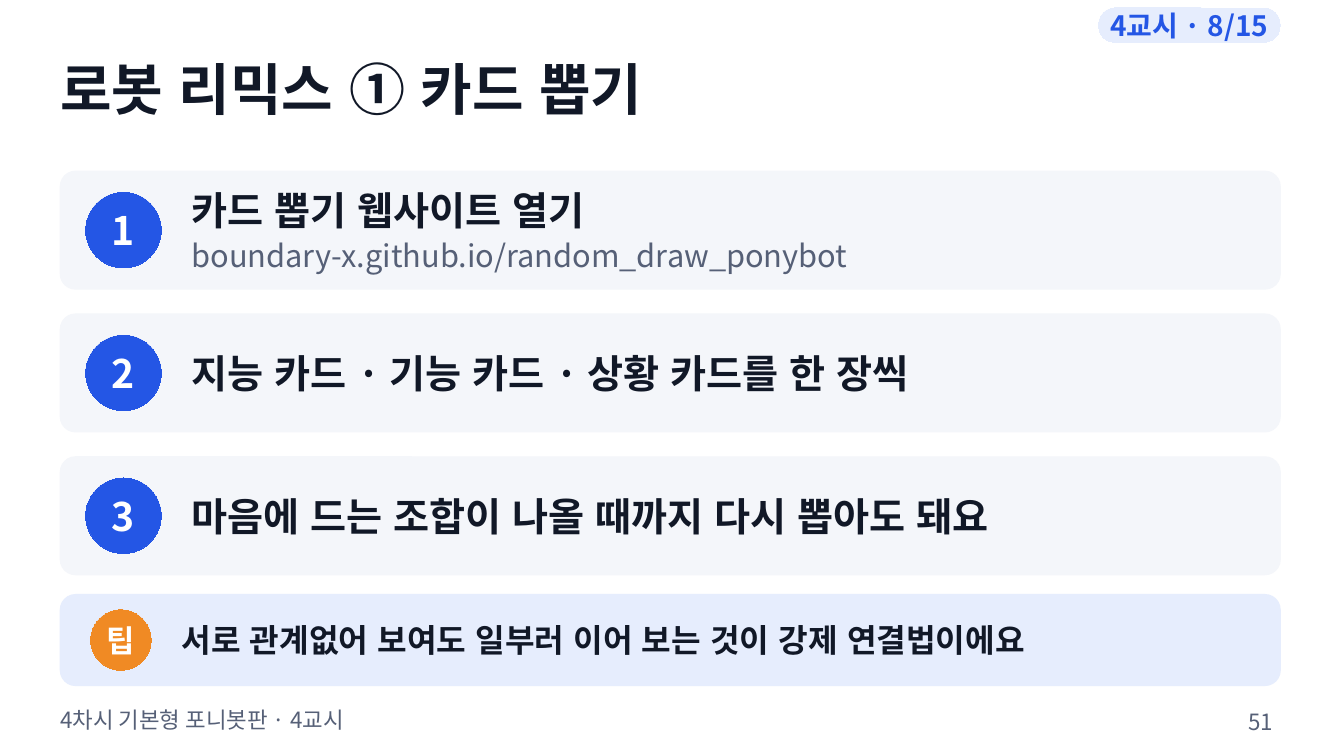
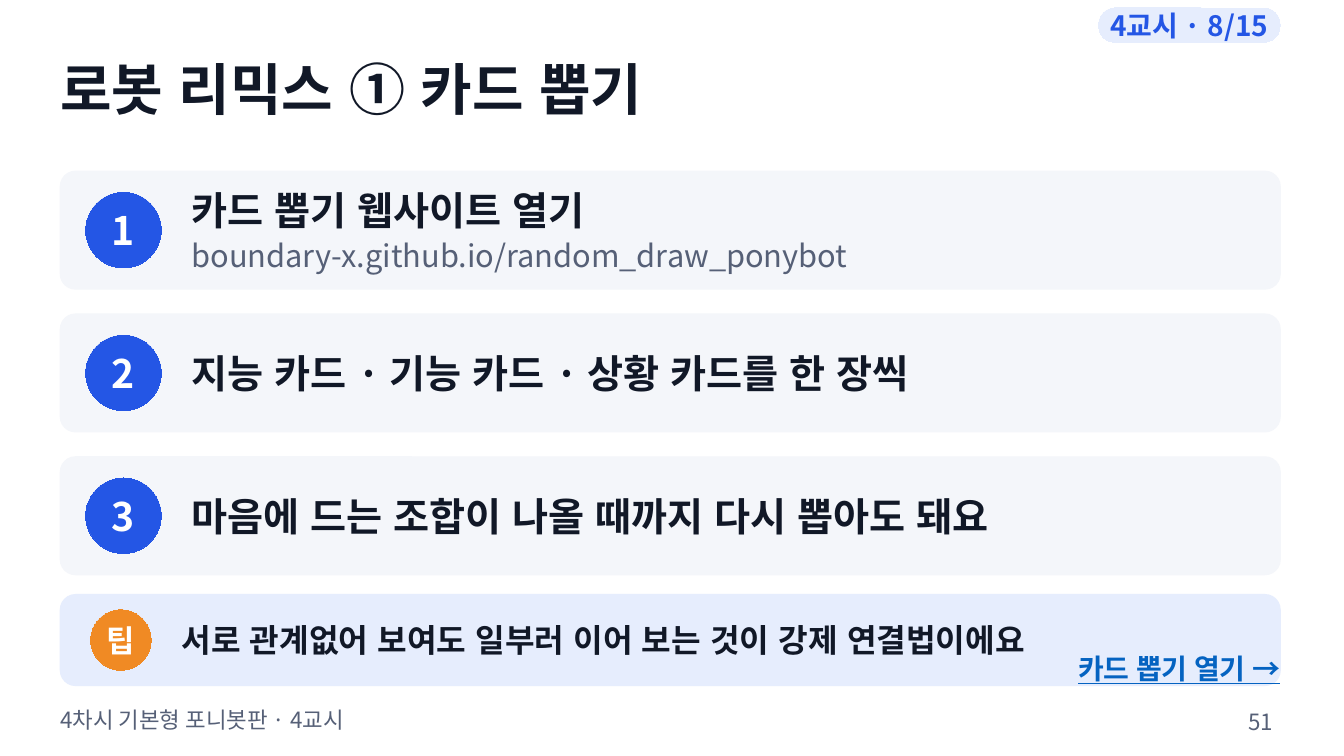
Before and after one commit to boundaryx01-uniquelife/microbit, a slide deck: slide 51 of bridge/ponybot/materials/포니봇_4차시_기본형/ponybot_4차시_수업슬라이드.pptx. Drawn at 1344x756 pixels with LibreOffice and Linux fonts; fonts in the diff are those of the drawing. Boxes give left, top, right and bottom in pixels: in the first picture for what was removed or moved away, otherwise in the second. Text is boxed around its words. In the diff, an @@ line names an element or a change of style, - is before the commit and + after.

```diff
--- a/bridge/ponybot/materials/포니봇_4차시_기본형/ponybot_4차시_수업슬라이드.pptx
+++ b/bridge/ponybot/materials/포니봇_4차시_기본형/ponybot_4차시_수업슬라이드.pptx
@@ text added at bbox=[1078, 655, 1246, 684], 20 pt, text #0563C1, bold, underline @@
+카드 뽑기 열기 →
```
Also in this commit, not shown: 9 other slides changed, 17 other files.
